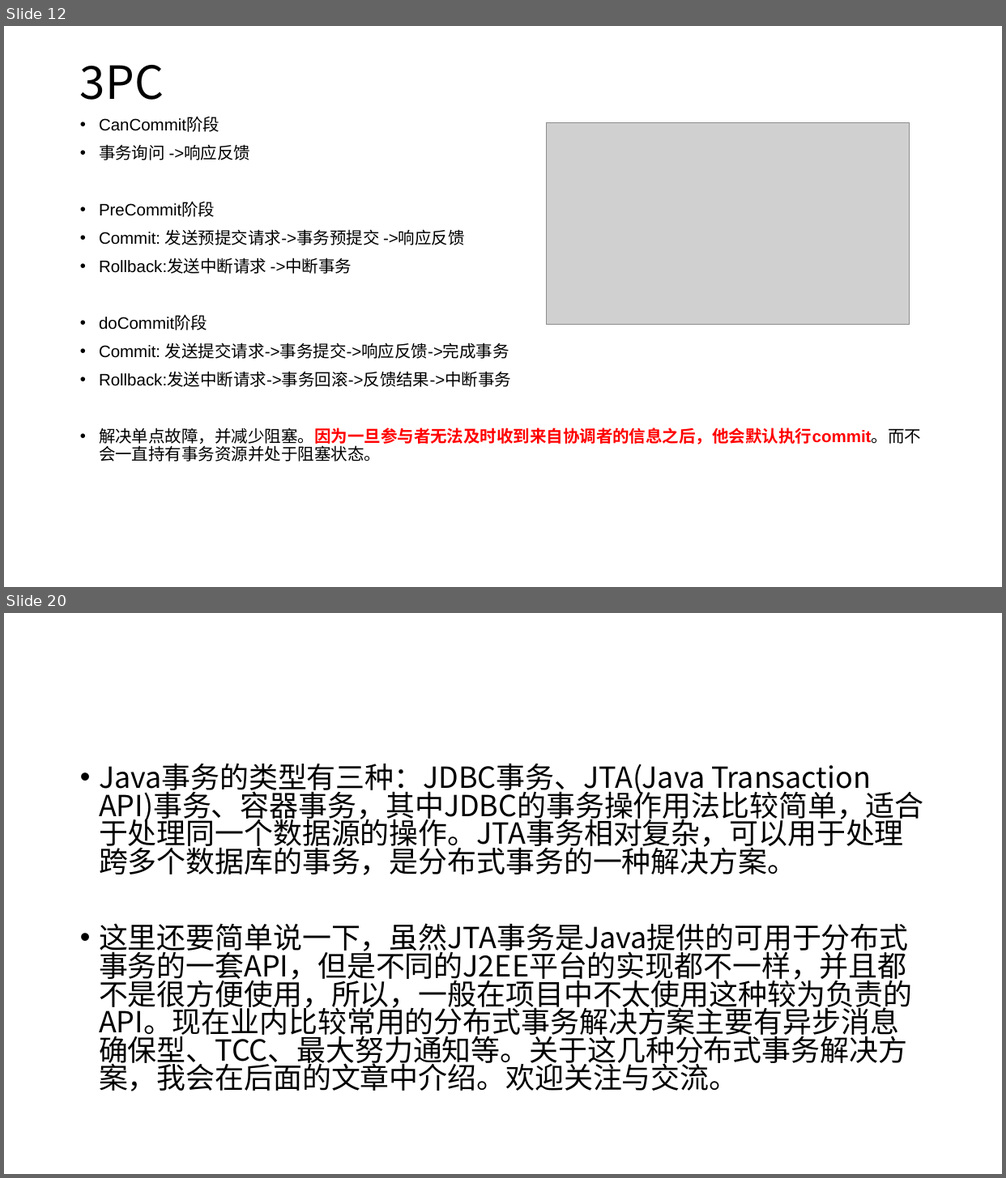
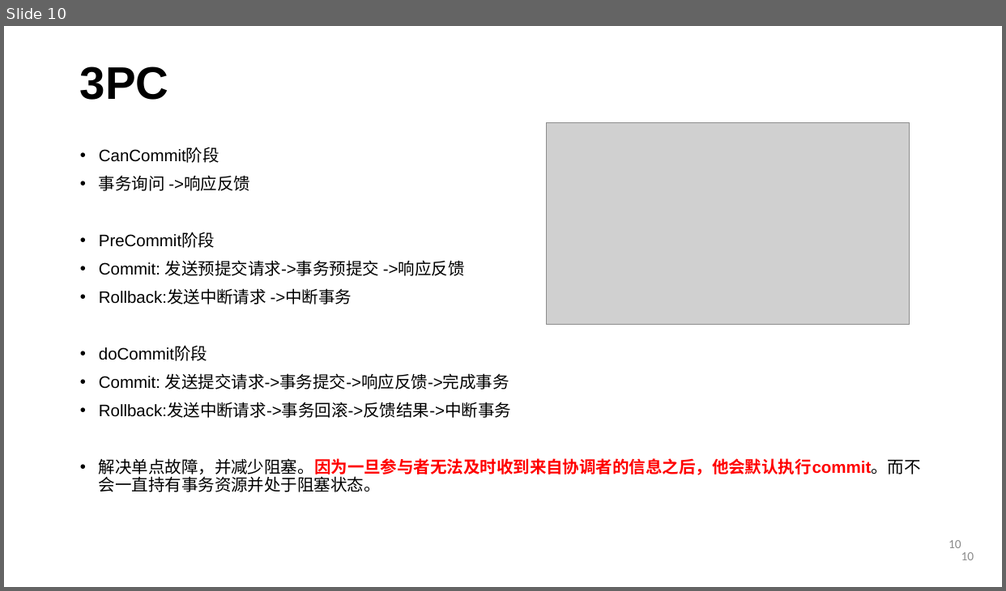
Before and after one commit to courage89/xa_presentation, a slide deck: 分布式事务.pptx. Shown one above the other, each under a label of ours: slides 12 and 20 before the commit, slide 10 after it; the slides between them are not shown. The pictures are 1006x1178 and 1006x591 pixels, drawn with LibreOffice and Linux fonts; fonts in the diff are those of the drawing; grey boxes stand for pictures; background and template pictures are left out. Boxes give left, top, right and bottom in pixels: in the first picture for what was removed or moved away, otherwise in the second. Text is boxed around its words. In the diff, an @@ line names an element or a change of style, - is before the commit and + after.

Commit message:
分布式事务ppt

```diff
--- a/分布式事务.pptx
+++ b/分布式事务.pptx
@@ slide 20 removed at bbox=[4, 613, 1002, 1174], background #FFFFFF @@
@@ text removed at bbox=[99, 763, 924, 1092] @@
-• Java事务的类型有三种：JDBC事务、JTA(Java Transaction API)事务、容器事务，其中JDBC的事务操作用法比较简单，适合于处理同一个数据源的操作。JTA事务相对复杂，可以用于处理跨多个数据库的事务，是分布式事务的一种解决方案。
-• 这里还要简单说一下，虽然JTA事务是Java提供的可用于分布式事务的一套API，但是不同的J2EE平台的实现都不一样，并且都不是很方便使用，所以，一般在项目中不太使用这种较为负责的API。现在业内比较常用的分布式事务解决方案主要有异步消息确保型、TCC、最大努力通知等。关于这几种分布式事务解决方案，我会在后面的文章中介绍。欢迎关注与交流。
@@ what was slide 12 is now slide 10 @@
@@ slide 10 changed as well @@
@@ title "3PC" at bbox=[80, 66, 169, 100]: font Noto Sans CJK SC to Arial, bold on; vertical alignment middle to top @@
@@ text "CanCommit阶段": place and size @@
-text "CanCommit阶段" at bbox=[99, 118, 921, 462]
+text "CanCommit阶段" at bbox=[99, 148, 921, 493]
@@ page number added at bbox=[948, 540, 961, 548], 12 pt, text #8C8C8C @@
+10
@@ page number added at bbox=[961, 552, 974, 561], 12 pt, text #8C8C8C @@
+10
```
Also in this commit, not shown: 11 other slides changed, 4 slides added, 9 other slides removed.
